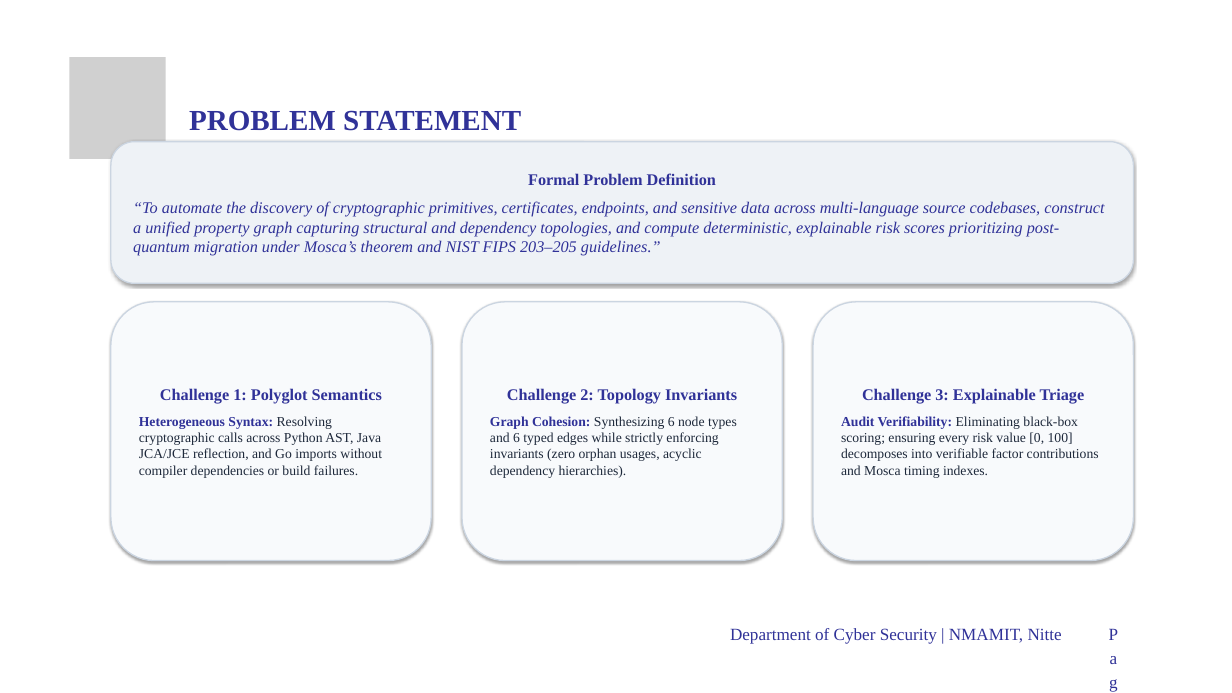
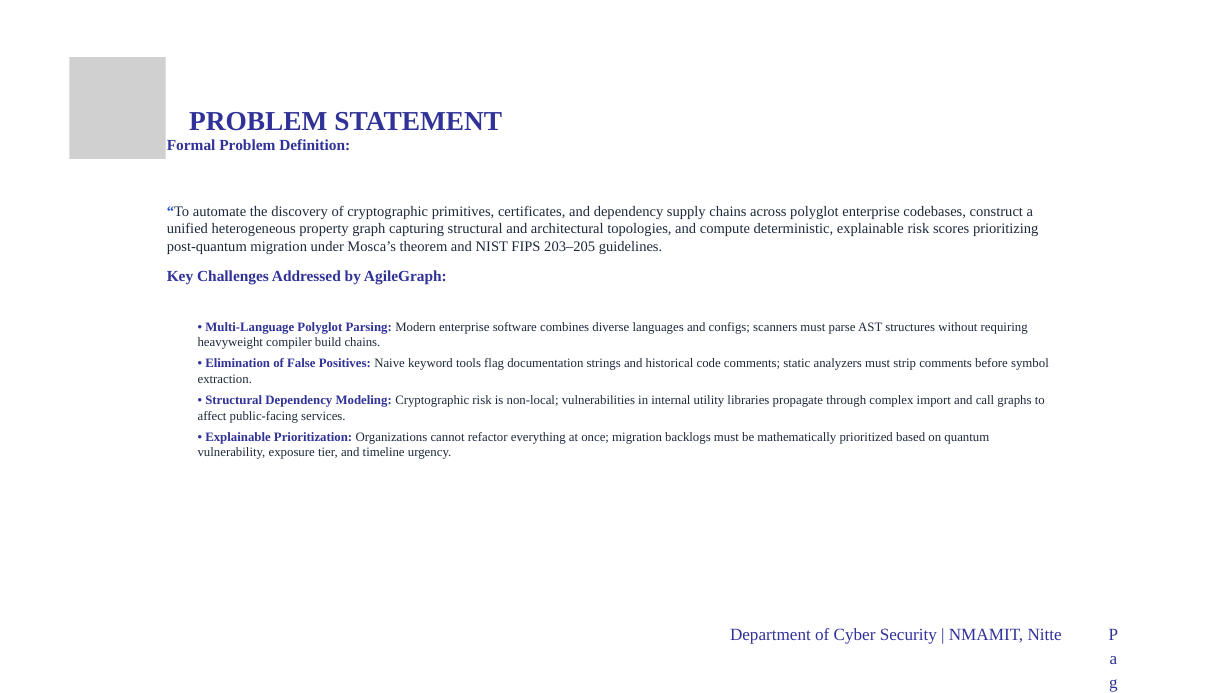
Before and after one commit to spoorthi2615/agilegraph--major-project, a slide deck: slide 6 of docs/major project phase-2.pptx. Drawn at 1232x693 pixels with LibreOffice and Linux fonts; fonts in the diff are those of the drawing; grey boxes stand for pictures; background and template pictures are left out. Boxes give left, top, right and bottom in pixels: in the first picture for what was removed or moved away, otherwise in the second. Text is boxed around its words. In the diff, an @@ line names an element or a change of style, - is before the commit and + after.

Commit message:
docs: strictly restore official NMAMIT presentation template format, native shapes, and exact slide titles

```diff
--- a/docs/major project phase-2.pptx
+++ b/docs/major project phase-2.pptx
@@ text "PROBLEM STATEMENT" at (x1=189, y1=112, x2=502, y2=131): size 34 to 32 pt @@
@@ rounded rectangle removed at (x1=111, y1=142, x2=1133, y2=283) @@
-Formal Problem Definition
-“To automate the discovery of cryptographic primitives, certificates, endpoints, and sensitive data across multi-language source codebases, construct a unified property graph capturing structural and dependency topologies, and compute deterministic, explainable risk scores prioritizing post-quantum migration under Mosca’s theorem and NIST FIPS 203–205 guidelines.”
@@ text added at (x1=167, y1=139, x2=1049, y2=459), 15 pt, text #1E293B @@
+Formal Problem Definition:
+“To automate the discovery of cryptographic primitives, certificates, and dependency supply chains across polyglot enterprise codebases, construct a unified heterogeneous property graph capturing structural and architectural topologies, and compute deterministic, explainable risk scores prioritizing post-quantum migration under Mosca’s theorem and NIST FIPS 203–205 guidelines.
+Key Challenges Addressed by AgileGraph:
+  • Multi-Language Polyglot Parsing: Modern enterprise software combines diverse languages and configs; scanners must parse AST structures without requiring heavyweight compiler build chains.
+  • Elimination of False Positives: Naive keyword tools flag documentation strings and historical code comments; static analyzers must strip comments before symbol extraction.
+  • Structural Dependency Modeling: Cryptographic risk is non-local; vulnerabilities in internal utility libraries propagate through complex import and call graphs to affect public-facing services.
+  • Explainable Prioritization: Organizations cannot refactor everything at once; migration backlogs must be mathematically prioritized based on quantum vulnerability, exposure tier, and timeline urgency.
@@ rounded rectangle removed at (x1=111, y1=302, x2=431, y2=561) @@
-Challenge 1: Polyglot Semantics
-Heterogeneous Syntax: Resolving cryptographic calls across Python AST, Java JCA/JCE reflection, and Go imports without compiler dependencies or build failures.
@@ rounded rectangle removed at (x1=462, y1=302, x2=782, y2=561) @@
-Challenge 2: Topology Invariants
-Graph Cohesion: Synthesizing 6 node types and 6 typed edges while strictly enforcing invariants (zero orphan usages, acyclic dependency hierarchies).
@@ rounded rectangle removed at (x1=813, y1=302, x2=1133, y2=561) @@
-Challenge 3: Explainable Triage
-Audit Verifiability: Eliminating black-box scoring; ensuring every risk value [0, 100] decomposes into verifiable factor contributions and Mosca timing indexes.
```
Also in this commit, not shown: 16 other slides changed, 4 slides added, 4 slides removed, 1 other file.
